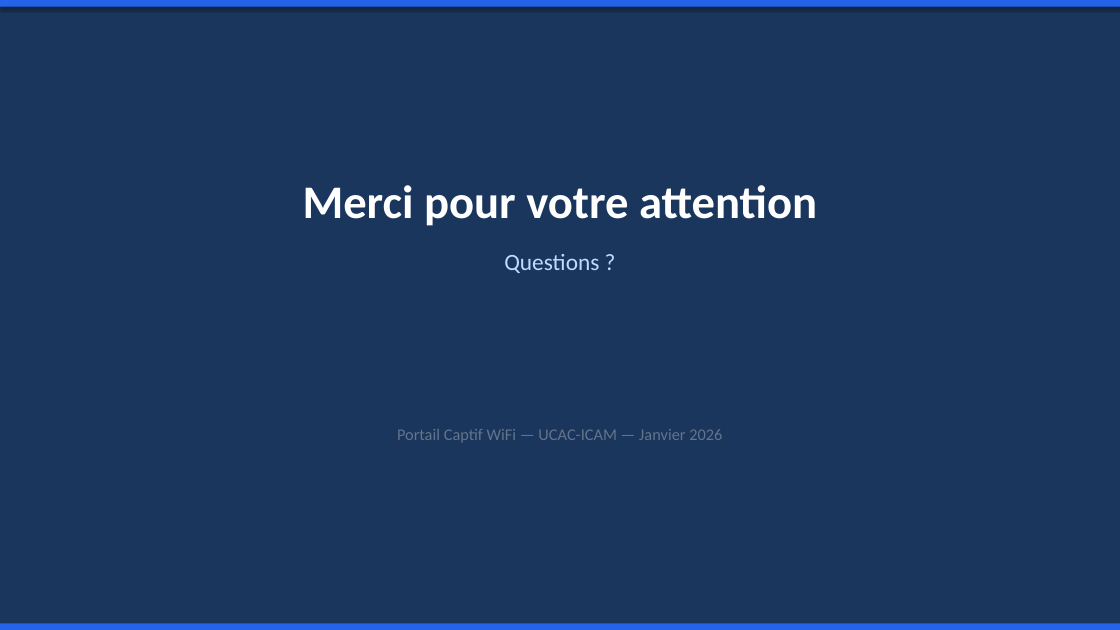
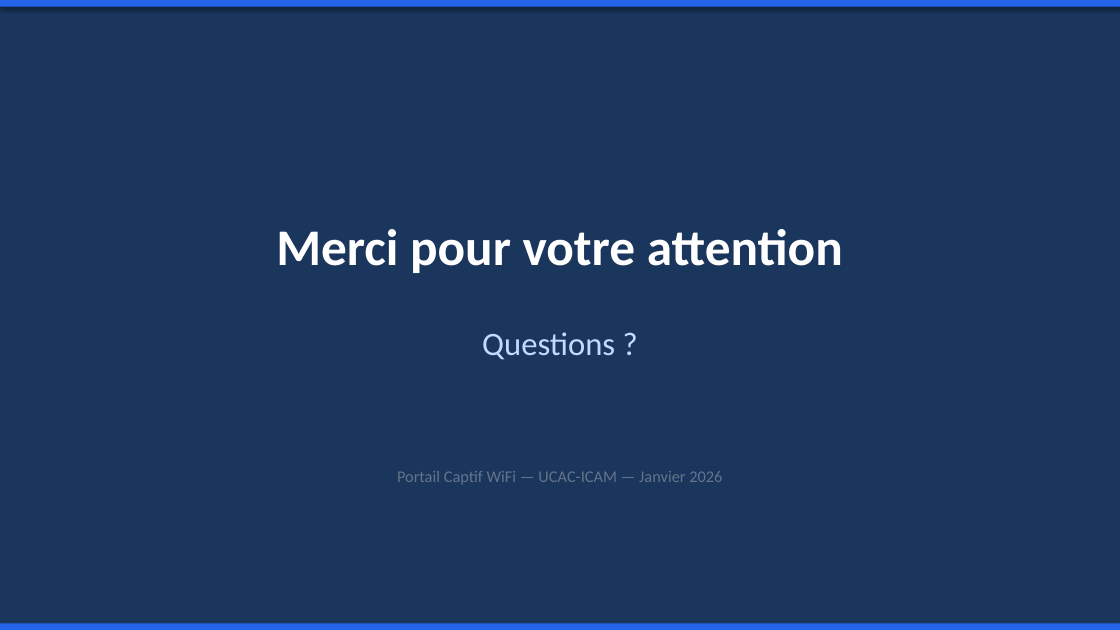
Before and after one commit to Valerdy/captive-portal, a slide deck: slide 19 of Presentation_Portail_Captif_UCAC_ICAM.pptx (slide 33 before the commit). Drawn at 1120x630 pixels with LibreOffice and Linux fonts; fonts in the diff are those of the drawing. Boxes give left, top, right and bottom in pixels: in the first picture for what was removed or moved away, otherwise in the second. Text is boxed around its words. In the diff, an @@ line names an element or a change of style, - is before the commit and + after.

```diff
--- a/Presentation_Portail_Captif_UCAC_ICAM.pptx
+++ b/Presentation_Portail_Captif_UCAC_ICAM.pptx
@@ text "Merci pour votre attention": place and size @@
-text "Merci pour votre attention" at (303,185,817,273)
+text "Merci pour votre attention" at (276,229,843,273)
@@ text "Merci pour votre attention" at (276,229,843,273): size 40 to 44 pt @@
@@ text at (504,254,599,273): paragraph removed @@
-Questions ?
@@ text added at (482,332,615,360), 28 pt, text #BFDBFE @@
+Questions ?
@@ text "Portail Captif WiFi — UCAC-ICAM ...": place and size @@
-text "Portail Captif WiFi — UCAC-ICAM ..." at (397,429,722,442)
+text "Portail Captif WiFi — UCAC-ICAM ..." at (397,471,722,484)
```
Also in this commit, not shown: 9 other slides changed, 9 slides added, 23 slides removed, 1 other file.
